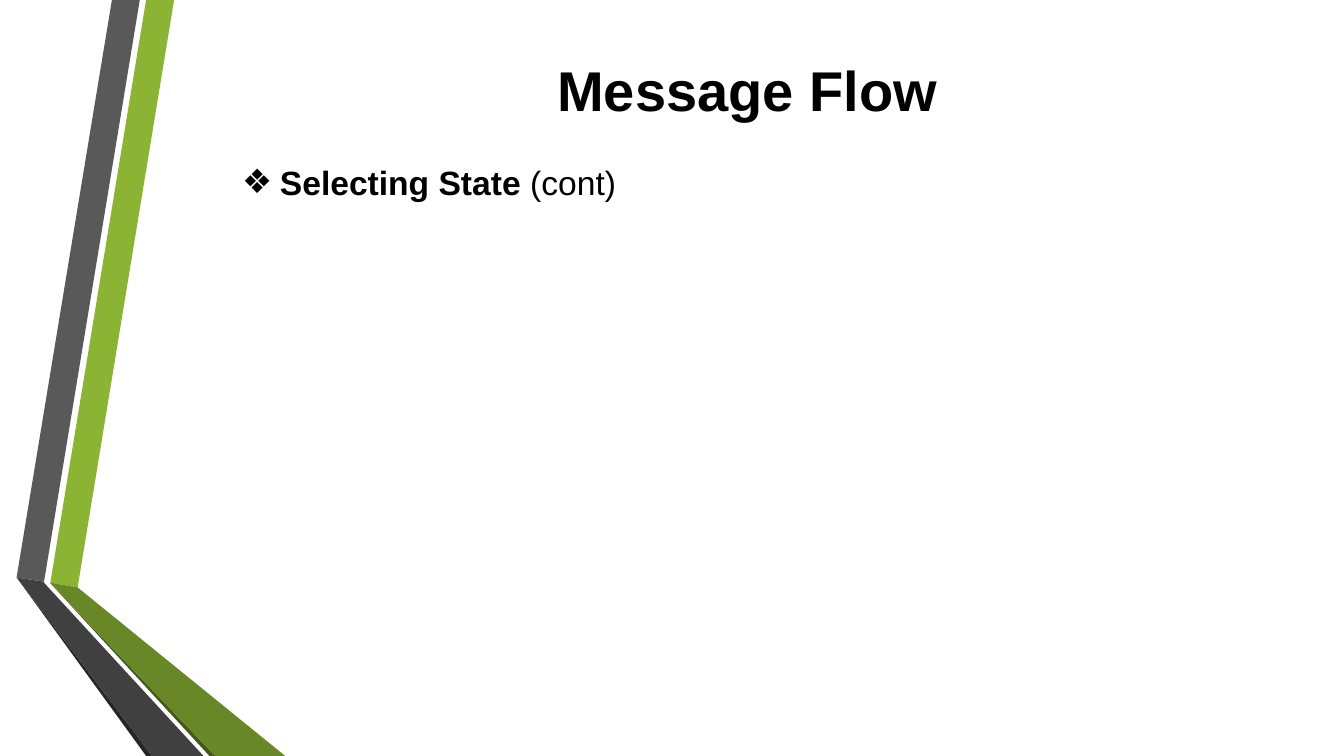
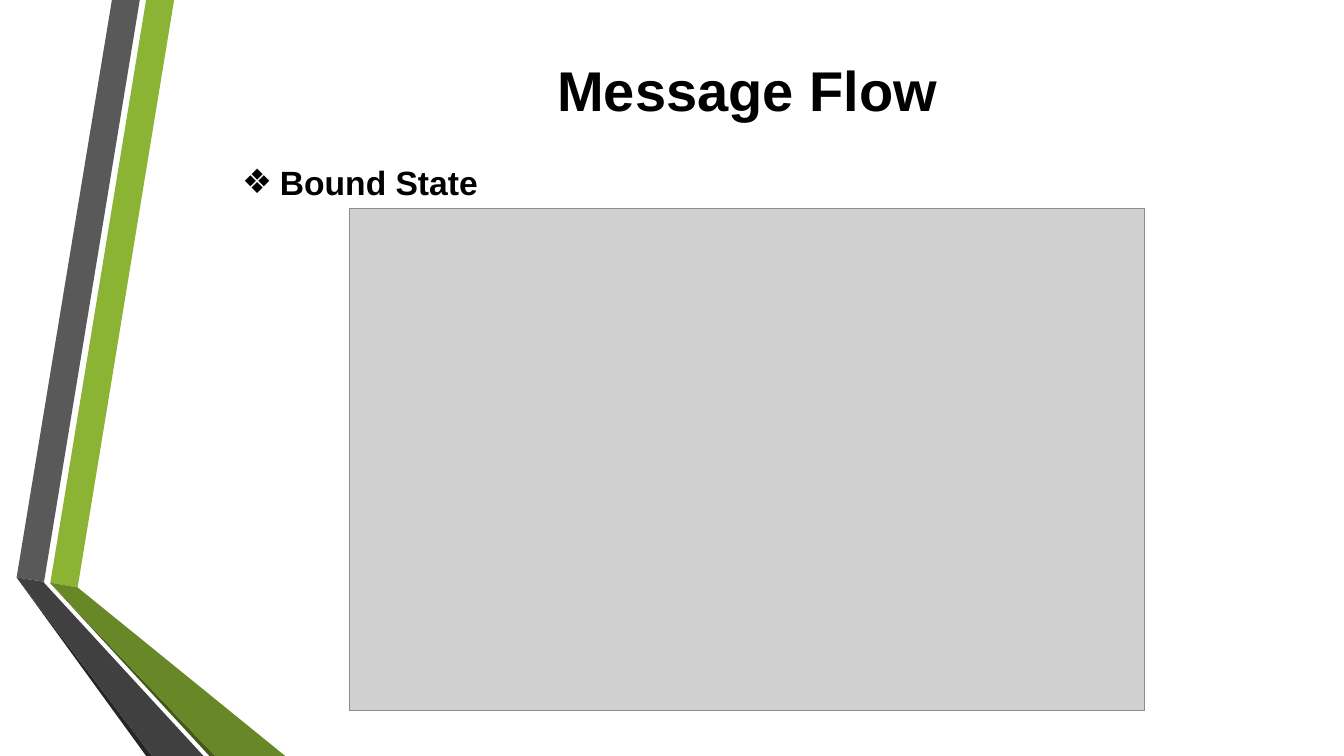
Before and after one commit to tiendatdk3493/Tai_Lieu, a slide deck: slide 18 of Dynamic Host Configuration Protocol (DHCP) Overview.pptx. Drawn at 1344x756 pixels with LibreOffice and Linux fonts; fonts in the diff are those of the drawing; grey boxes stand for pictures; background and template pictures are left out. Boxes give left, top, right and bottom in pixels: in the first picture for what was removed or moved away, otherwise in the second. Text is boxed around its words. In the diff, an @@ line names an element or a change of style, - is before the commit and + after.

```diff
--- a/Dynamic Host Configuration Protocol (DHCP) Overview.pptx
+++ b/Dynamic Host Configuration Protocol (DHCP) Overview.pptx
@@ text at <box>280,170,478,196</box>: text changed @@
-❖ Selecting State (cont)
+❖ Bound State
@@ picture added at <box>349,209,1145,711</box> @@
```
Also in this commit, not shown: 9 other slides changed, 3 slides added, 9 slides removed, 1 other file.
